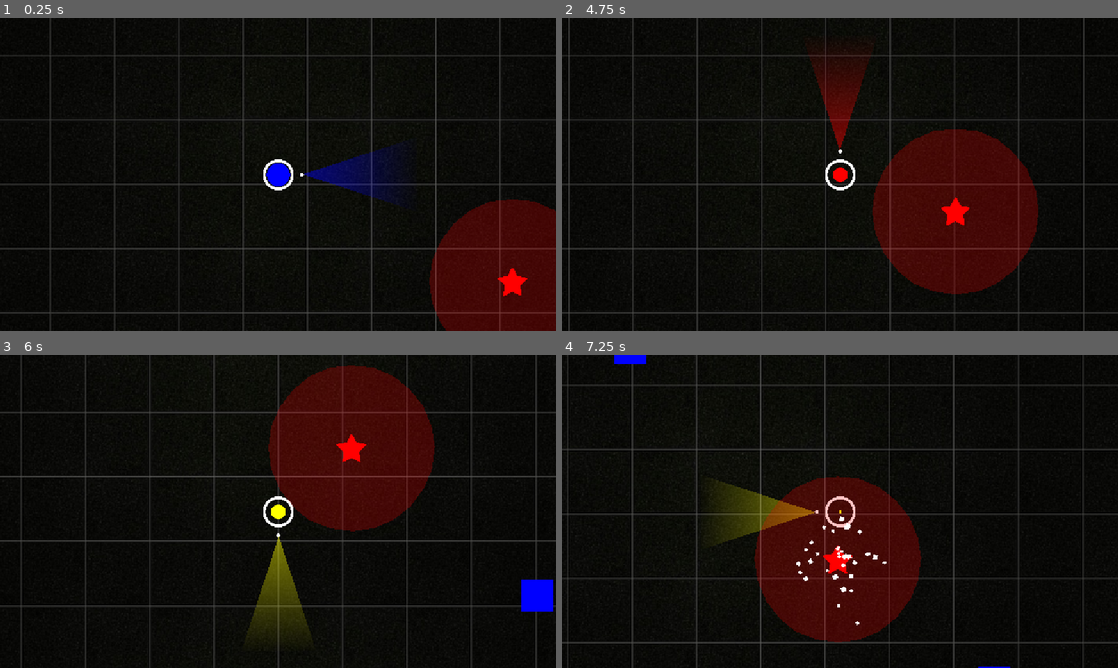
Above: before the commit, frames 1-4 (two rows, left to right).
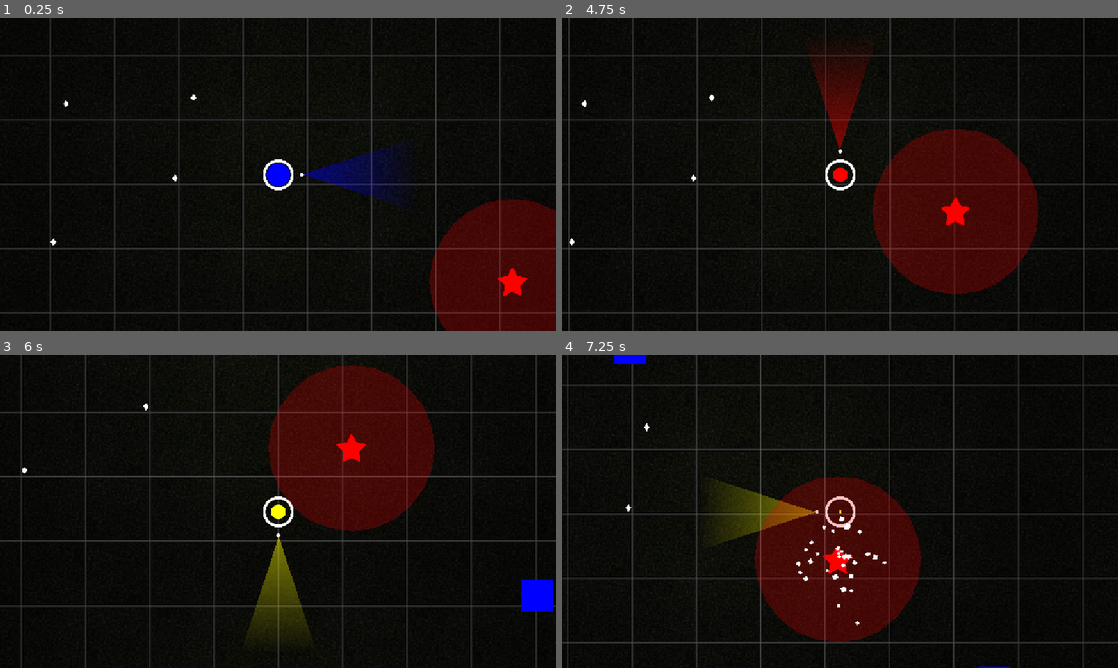
Above: after the commit, the same moments.

Repository: Team-Pufferfish/chromatic-survivors
Game: Godot game, scene res://Scenes/Game.tscn
The game is run twice, just before and just after one commit, with the same random seed, the same clock (stepped at 60 frames per second) and the same inputs.
Inputs:
- Up to frame 1 (0.25 s): no input
- Up to frame 2 (4.75 s): hold D (p1_right) 0.53-1.28 s; tap one key every 0.75 s from 0.6 s: Down (p1_aim_down) Left (p1_aim_left) Right (p1_aim_right) Up (p1_aim_up) T (p1_color_blue) R (p1_color_red); hold S (p1_down) 1.28-2.03 s; hold D (p1_right) 2.03-2.78 s; hold W (p1_up) 2.78-3.53 s; hold A (p1_left) from 3.53 s (still down)
- Up to frame 3 (6 s): release A (p1_left) at 5.03 s; hold S (p1_down) 5.03-5.78 s; tap Y (p1_color_yellow) at 5.1 s; hold D (p1_right) from 5.78 s (still down); tap Down (p1_aim_down) at 5.85 s
- Up to frame 4 (7.25 s): release D (p1_right) at 6.53 s; hold W (p1_up) from 6.53 s (still down); tap Left (p1_aim_left) at 6.6 s

The runs differ from the first frame. In frame 1, less than 0.1% of the frame differs, in the area x 9-36%, y 24-73%; in frame 2, less than 0.1%; in frame 3, less than 0.1%; in frame 4, less than 0.1%.

Commit message:
Add loot spawning.

Diff:
--- a/chromatic-survivors/Scenes/Game.tscn
+++ b/chromatic-survivors/Scenes/Game.tscn
@@ -8,6 +8,7 @@
 [ext_resource type="Script" uid="uid://dti232jsdohcf" path="res://Scripts/EnemyManager.gd" id="3_j5yw3"]
 [ext_resource type="Script" uid="uid://h1j801usuh4c" path="res://Scenes/WaveManager.gd" id="4_kldst"]
 [ext_resource type="PackedScene" uid="uid://b6uinoixj8o8u" path="res://Scenes/StarGuy.tscn" id="7_fgofq"]
+[ext_resource type="PackedScene" uid="uid://4cpfoloaif36" path="res://Scenes/loot.tscn" id="9_bf53h"]
 
 [node name="Game" type="Node2D"]
 
@@ -63,3 +64,15 @@
 speed = 100
 MAX_RED = 30.0
 CURRENT_RED = 30.0
+
+[node name="Loot" parent="." instance=ExtResource("9_bf53h")]
+position = Vector2(375, 308)
+
+[node name="Loot2" parent="." instance=ExtResource("9_bf53h")]
+position = Vector2(413, 141)
+
+[node name="Loot3" parent="." instance=ExtResource("9_bf53h")]
+position = Vector2(149, 154)
+
+[node name="Loot4" parent="." instance=ExtResource("9_bf53h")]
+position = Vector2(123, 440)
--- a/chromatic-survivors/Scenes/WaveManager.gd
+++ b/chromatic-survivors/Scenes/WaveManager.gd
@@ -7,6 +7,9 @@
 var wave_timer := 0.0
 var enemy_spawner  # Reference to your existing spawner node
 var waves = []  # Populated in _ready or externally
+
+signal wave_started
+signal boss_spawned
 
 func _ready():
 	enemy_spawner = get_node(enemy_spawner_path)
@@ -118,6 +121,7 @@
 
 func advance_wave():
 	print("ADVANCING WAVE")
+	emit_signal("wave_started")
 	if current_wave_index >= waves.size():
 		print("All waves completed")
 		return
@@ -130,4 +134,6 @@
 	enemy_spawner.max_enemies = wave.max_enemies
 
 	if wave.has("boss"):
+		print("BOSS APPEARS")
+		emit_signal("boss_spawned")
 		enemy_spawner.spawn_boss(wave.boss)
--- /dev/null
+++ b/chromatic-survivors/Scenes/loot.tscn
@@ -0,0 +1,22 @@
+[gd_scene load_steps=4 format=3 uid="uid://4cpfoloaif36"]
+
+[ext_resource type="Script" uid="uid://b31hu82rpftrm" path="res://Scripts/loot.gd" id="1_rg653"]
+[ext_resource type="Texture2D" uid="uid://cmkegkaqob61c" path="res://diamond-mark-svgrepo-com.svg" id="2_dvcho"]
+
+[sub_resource type="CircleShape2D" id="CircleShape2D_3so38"]
+radius = 6.0
+
+[node name="Loot" type="Node2D"]
+script = ExtResource("1_rg653")
+
+[node name="Diamond" type="Sprite2D" parent="."]
+scale = Vector2(0.02, 0.02)
+texture = ExtResource("2_dvcho")
+
+[node name="Area2D" type="Area2D" parent="."]
+collision_layer = 0
+
+[node name="CollisionShape2D" type="CollisionShape2D" parent="Area2D"]
+shape = SubResource("CircleShape2D_3so38")
+
+[connection signal="body_entered" from="Area2D" to="." method="_on_area_2d_body_entered"]
--- a/chromatic-survivors/Scripts/Enemy.gd
+++ b/chromatic-survivors/Scripts/Enemy.gd
@@ -3,8 +3,9 @@
 enum LightColour {RED, BLUE, YELLOW}
 
 @onready var player = get_node("/root/Game/Player")
-var DamageParticleScene = preload("res://damage_particles.tscn")
-var EnemyExplosionScene = preload("res://explosive_enemy.tscn")
+const DamageParticleScene = preload("res://damage_particles.tscn")
+const EnemyExplosionScene = preload("res://explosive_enemy.tscn")
+const LootScene = preload("res://Scenes/loot.tscn")
 
 @export var speed : int = 75
 
@@ -49,7 +50,23 @@
 
 	if CURRENT_RED <= 0 and CURRENT_BLUE <= 0 and CURRENT_YELLOW <= 0:
 		spawn_explosion(colour)
+		maybe_spawn_loot(colour)
 		queue_free()
+
+func maybe_spawn_loot(colour:int):
+	if randi() % 2 == 0:  # 50% chance
+		var loot = LootScene.instantiate()
+		var part_colour = GameColours.WHITE
+		match colour:
+			LightColour.RED:
+				part_colour = GameColours.RED
+			LightColour.BLUE:
+				part_colour = GameColours.BLUE
+			LightColour.YELLOW:
+				part_colour = GameColours.YELLOW
+		loot.modulate = part_colour
+		loot.global_position = global_position
+		get_tree().current_scene.add_child(loot)
 
 func spawn_explosion(color: int) -> void:
 	var part_colour = GameColours.WHITE
--- /dev/null
+++ b/chromatic-survivors/Scripts/loot.gd
@@ -0,0 +1,14 @@
+extends Node2D
+signal loot_get(colour: GameColours)
+var loot_colour = GameColours.WHITE
+
+func collect_loot():
+	emit_signal("loot_get", loot_colour)
+	queue_free()
+
+
+func _ready() -> void:
+	$Diamond.modulate = loot_colour;
+
+func _on_area_2d_body_entered(body: Node2D) -> void:
+	collect_loot()
--- /dev/null
+++ b/chromatic-survivors/diamond-mark-svgrepo-com.svg
@@ -0,0 +1,13 @@
+<?xml version="1.0" encoding="utf-8"?>
+
+<!DOCTYPE svg PUBLIC "-//W3C//DTD SVG 1.1//EN" "http://www.w3.org/Graphics/SVG/1.1/DTD/svg11.dtd">
+<!-- Uploaded to: SVG Repo, www.svgrepo.com, Generator: SVG Repo Mixer Tools -->
+<svg height="800px" width="800px" version="1.1" id="_x32_" xmlns="http://www.w3.org/2000/svg" xmlns:xlink="http://www.w3.org/1999/xlink"
+	 viewBox="0 0 512 512"  xml:space="preserve">
+<style type="text/css">
+	.st0{fill:#FFFFFF;}
+</style>
+<g>
+	<polygon class="st0" points="256,0 72.115,256 256,512 439.885,256 	"/>
+</g>
+</svg>
Not shown: 1 places in chromatic-survivors/Scenes/Game.tscn that only renumber resources
Not shown, added: chromatic-survivors/Scripts/loot.gd.uid
Not shown, added: chromatic-survivors/diamond-mark-svgrepo-com.svg.import
